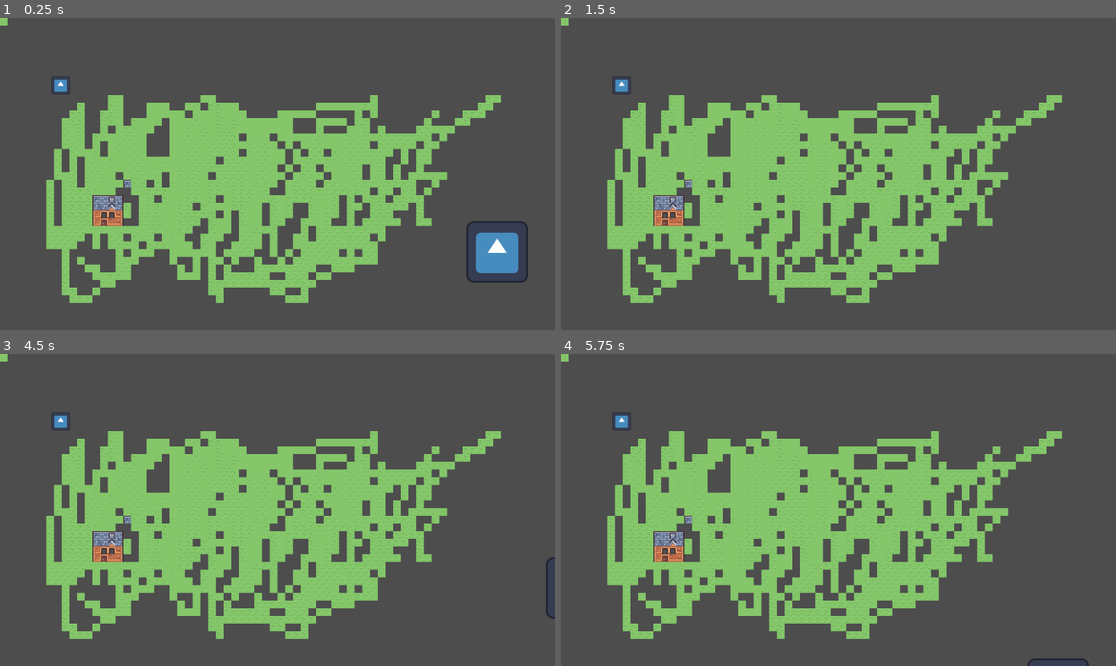
Above: before the commit, frames 1-4 (two rows, left to right).
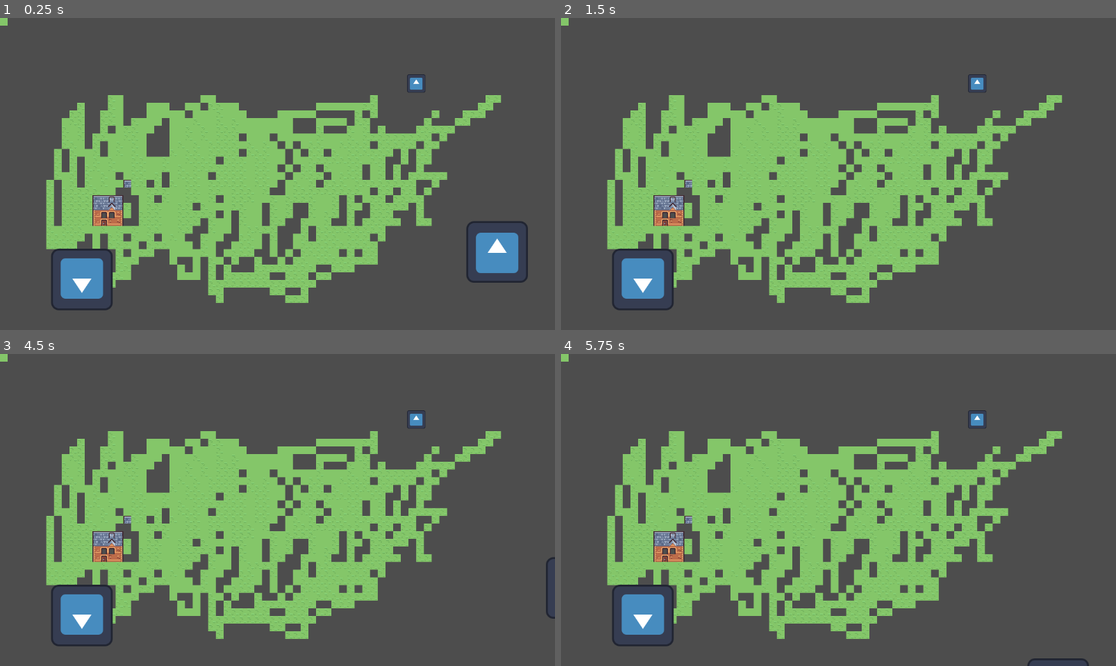
Above: after the commit, the same moments.

Repository: haroonsherjan/DunkeyGameJam2023
Game: Godot game, scene res://Character/Test/CharacterTestLevel.tscn
Two runs of this game, one before a commit and one after it. Both use one fixed random seed, a clock stepped at 60 frames per second and the inputs below. The engine's default icon, where the game draws it, is replaced by a stand-in: a white triangle on a blue panel in a dark square.
Inputs:
- Up to frame 1 (0.25 s): no input
- Up to frame 2 (1.5 s): tap Enter (ui_accept) at 0.5, 0.6, 0.77, 1.07, 1.35 s; hold Right (ui_right) 0.53-1.28 s; hold Down (ui_down) from 1.28 s (still down)
- Up to frame 3 (4.5 s): tap Enter (ui_accept) at 1.52, 1.82, 2, 2.1, 2.75, 2.85, 3.02, 3.32, 3.5, 3.6, 3.77, 4.07, 4.25, 4.35 s; release Down (ui_down) at 2.03 s; hold Right (ui_right) 2.03-2.78 s; hold Up (ui_up) 2.78-3.53 s; hold Left (ui_left) from 3.53 s (still down)
- Up to frame 4 (5.75 s): tap Enter (ui_accept) at 4.52, 4.82, 5.1 s; release Left (ui_left) at 5.03 s; hold Down (ui_down) from 5.03 s (still down)

The runs differ from the first frame. In frame 1, 1.7% of the frame differs, in the area x 9-77%, y 18-94%; in frame 2, 1.7%; in frame 3, 1.7%; in frame 4, 1.7%.

Commit message:
Collision layering and enemy damage

Diff:
--- a/Character/Avatar.gd
+++ b/Character/Avatar.gd
@@ -1,30 +1,51 @@
 extends CharacterBody2D
 
-
+var health : int = 20
 const SPEED = 300.0
 const JUMP_VELOCITY = -400.0
 
 # Get the gravity from the project settings to be synced with RigidBody nodes.
 var gravity = ProjectSettings.get_setting("physics/2d/default_gravity")
+var damage = 0
+var hurt = false
+
+func _physics_process(delta):
+	apply_damage(delta)
+	move()
+	actions()
+
+func actions():
+	if Input.is_action_just_pressed("ui_accept"):
+		$FollowerInventory.equip_follower()
+
+func move():
+	if not hurt:
+		velocity.x = move_toward(velocity.x, 0, SPEED)
+		velocity.y = move_toward(velocity.y, 0, SPEED)
+		var x_direction = Input.get_axis("ui_left", "ui_right")
+		if x_direction:
+			velocity.x = x_direction * SPEED
+		else:
+			var y_direction = Input.get_axis("ui_up", "ui_down")
+			if y_direction:
+				velocity.y = y_direction * SPEED
+	move_and_slide()
 
 
-func _physics_process(_delta):
-	move()
-	follower_check()
+func apply_damage(delta)->void:
+	if self.health <= 0:
+		queue_free()
+	self.health -= self.damage * delta
+	self.damage = 0
 
-func move():
-	var x_direction = Input.get_axis("ui_left", "ui_right")
-	if x_direction:
-		velocity.x = x_direction * SPEED
-	else:
-		velocity.x = move_toward(velocity.x, 0, SPEED)
-	var y_direction = Input.get_axis("ui_up", "ui_down")
-	if y_direction:
-		velocity.y = y_direction * SPEED
-	else:
-		velocity.y = move_toward(velocity.y, 0, SPEED)
+func _on_hurtbox_body_entered(body:Node2D):
+	if not hurt:
+		hurt = true
+		$Hurtbox/HurtTimer.start()
+		velocity.x *= -1
+		velocity.y *= -1
+	self.damage += body.damage
 
-	move_and_slide()
 
-func follower_check():
-	pass
+func _on_hurt_timer_timeout():
+	hurt = false
--- a/Character/Avatar.tscn
+++ b/Character/Avatar.tscn
@@ -10,18 +10,27 @@
 [sub_resource type="CircleShape2D" id="CircleShape2D_28e7v"]
 radius = 172.186
 
+[sub_resource type="CircleShape2D" id="CircleShape2D_isftj"]
+radius = 64.0703
+
+[sub_resource type="RectangleShape2D" id="RectangleShape2D_0ta01"]
+size = Vector2(119, 120)
+
 [node name="Avatar" type="CharacterBody2D"]
+collision_mask = 8
 script = ExtResource("1_ijdmv")
 
 [node name="Sprite2D" type="Sprite2D" parent="."]
+y_sort_enabled = true
 position = Vector2(0, -46)
 texture = ExtResource("1_ta3yp")
 
 [node name="FollowerInventory" type="Node2D" parent="."]
+y_sort_enabled = true
 script = ExtResource("3_1rcty")
 
 [node name="CloseEnough" type="Area2D" parent="FollowerInventory"]
-collision_layer = 2
+collision_layer = 0
 collision_mask = 2
 
 [node name="CollisionShape2D" type="CollisionShape2D" parent="FollowerInventory/CloseEnough"]
@@ -29,12 +38,33 @@
 shape = SubResource("CircleShape2D_sb7i8")
 
 [node name="DiscoverFollowers" type="Area2D" parent="FollowerInventory"]
-collision_layer = 2
+collision_layer = 0
 collision_mask = 2
 
 [node name="CollisionShape2D" type="CollisionShape2D" parent="FollowerInventory/DiscoverFollowers"]
 shape = SubResource("CircleShape2D_28e7v")
 
+[node name="FollowerHolster" type="Marker2D" parent="FollowerInventory"]
+position = Vector2(48, 0)
+
+[node name="Hitbox" type="CollisionShape2D" parent="."]
+position = Vector2(1, -47)
+shape = SubResource("CircleShape2D_isftj")
+
+[node name="Hurtbox" type="Area2D" parent="."]
+collision_layer = 0
+collision_mask = 4
+
+[node name="CollisionShape2D" type="CollisionShape2D" parent="Hurtbox"]
+position = Vector2(-0.5, -46)
+shape = SubResource("RectangleShape2D_0ta01")
+
+[node name="HurtTimer" type="Timer" parent="Hurtbox"]
+wait_time = 0.2
+one_shot = true
+
 [connection signal="body_entered" from="FollowerInventory/CloseEnough" to="FollowerInventory" method="_on_close_enough_body_entered"]
 [connection signal="body_exited" from="FollowerInventory/CloseEnough" to="FollowerInventory" method="_on_close_enough_body_exited"]
 [connection signal="body_entered" from="FollowerInventory/DiscoverFollowers" to="FollowerInventory" method="_on_discover_followers_body_entered"]
+[connection signal="body_entered" from="Hurtbox" to="." method="_on_hurtbox_body_entered"]
+[connection signal="timeout" from="Hurtbox/HurtTimer" to="." method="_on_hurt_timer_timeout"]
--- a/Character/Follower.gd
+++ b/Character/Follower.gd
@@ -1,20 +1,31 @@
 extends CharacterBody2D
 
-var is_following = false
 var is_close_enough = false
 var move_speed: float = 100
 var player
+var state = "IDLE"
+var states = {
+	"IDLE": self.stay,
+	"FOLLOWING": self.move,
+	"EQUIPPED": self.stay
+	}
 
 # Called when the node enters the scene tree for the first time.
 func _ready():
 	pass
 # Called every frame. 'delta' is the elapsed time since the previous frame.
 func _process(delta):
-	if is_following and not is_close_enough:
+	states.get(state).call(delta)
+
+func stay(delta):
+	pass
+
+func move(delta):
+	if not is_close_enough:
 		var direction = player.global_transform.origin - global_transform.origin
 		direction = direction.normalized()
 		translate(direction * move_speed * delta)
 
-func set_following(player: Node2D):
-	is_following = true
+func set_following(player):
+	state = "FOLLOWING"
 	self.player = player
--- a/Character/Follower.tscn
+++ b/Character/Follower.tscn
@@ -8,7 +8,7 @@
 
 [node name="Follower" type="CharacterBody2D"]
 collision_layer = 2
-collision_mask = 2
+collision_mask = 24
 script = ExtResource("1_76ahc")
 metadata/isFollowing = false
 
--- a/Character/FollowerInventory.gd
+++ b/Character/FollowerInventory.gd
@@ -2,6 +2,8 @@
 
 var follower_scene = ProjectSettings.get_setting("follower_resource")
 var followers = []
+var close_enough = []
+var equipped: CharacterBody2D
 
 # Called when the node enters the scene tree for the first time.
 func _ready():
@@ -10,15 +12,21 @@
 
 # Called every frame. 'delta' is the elapsed time since the previous frame.
 func _process(delta):
-	pass
-
-###
+	if equipped:
+		self.equipped.global_position = $FollowerHolster.global_position
 
 func _on_close_enough_body_entered(body):
 	body.is_close_enough = true
+	close_enough.append(body)
 
 func _on_close_enough_body_exited(body):
 	body.is_close_enough = false
+	close_enough.erase(body)
 
 func _on_discover_followers_body_entered(body):
 	body.set_following(self)
+	followers.append(body)
+
+func equip_follower()->void:
+	self.equipped = self.close_enough.front()
+	$FollowerHolster.add_child(self.equipped)
--- a/Character/Test/CharacterTestLevel.tscn
+++ b/Character/Test/CharacterTestLevel.tscn
@@ -1,8 +1,9 @@
-[gd_scene load_steps=6 format=3 uid="uid://dderg0dqne6di"]
+[gd_scene load_steps=7 format=3 uid="uid://dderg0dqne6di"]
 
 [ext_resource type="Texture2D" uid="uid://xfxfc1xjecgo" path="res://Assets/kenney_tiny-town/Tilemap/tilemap_packed.png" id="2_b2fi6"]
 [ext_resource type="Script" path="res://Character/Test/PlayerSpawn.gd" id="3_vvr0k"]
 [ext_resource type="Script" path="res://Character/Test/FollowerSpawn.gd" id="4_8otyl"]
+[ext_resource type="Script" path="res://Character/Test/EnemySpawn.gd" id="4_v3n1f"]
 
 [sub_resource type="TileSetAtlasSource" id="TileSetAtlasSource_vup53"]
 resource_name = "TinyTown"
@@ -432,9 +433,13 @@
 layer_0/tile_data = PackedInt32Array(0, 0, 0, 1769478, 65536, 0, 1769479, 0, 0, 1769480, 65536, 0, 1769481, 65536, 0, 1 …(14452 unchanged characters)…
 
 [node name="FollowerSpawn" type="Marker2D" parent="."]
-position = Vector2(126, 140)
+position = Vector2(864, 136)
 script = ExtResource("4_8otyl")
 
 [node name="PlayerSpawn" type="Marker2D" parent="."]
 position = Vector2(1032, 532)
 script = ExtResource("3_vvr0k")
+
+[node name="EnemySpawn" type="Marker2D" parent="."]
+position = Vector2(170, 543)
+script = ExtResource("4_v3n1f")
--- /dev/null
+++ b/Character/Test/Enemy.gd
@@ -0,0 +1,11 @@
+extends CharacterBody2D
+const damage = 20
+
+# Called when the node enters the scene tree for the first time.
+func _ready():
+	pass # Replace with function body.
+
+
+# Called every frame. 'delta' is the elapsed time since the previous frame.
+func _process(delta):
+	pass
--- /dev/null
+++ b/Character/Test/Enemy.tscn
@@ -0,0 +1,20 @@
+[gd_scene load_steps=4 format=3 uid="uid://dqcn5vxm5crnt"]
+
+[ext_resource type="Script" path="res://Character/Test/Enemy.gd" id="1_7tkjt"]
+[ext_resource type="Texture2D" uid="uid://c4vgt67hmwwjp" path="res://icon.svg" id="1_n4j14"]
+
+[sub_resource type="RectangleShape2D" id="RectangleShape2D_umc31"]
+size = Vector2(119, 119)
+
+[node name="Enemy" type="CharacterBody2D"]
+collision_layer = 4
+collision_mask = 8
+script = ExtResource("1_7tkjt")
+
+[node name="Sprite2D" type="Sprite2D" parent="."]
+rotation = 3.14159
+texture = ExtResource("1_n4j14")
+
+[node name="CollisionShape2D" type="CollisionShape2D" parent="."]
+position = Vector2(-0.5, -0.5)
+shape = SubResource("RectangleShape2D_umc31")
--- /dev/null
+++ b/Character/Test/EnemySpawn.gd
@@ -0,0 +1,11 @@
+extends Marker2D
+
+const enemy_resource = preload("res://Character/Test/Enemy.tscn")
+
+# Called when the node enters the scene tree for the first time.
+func _ready():
+	add_child(enemy_resource.instantiate())
+
+# Called every frame. 'delta' is the elapsed time since the previous frame.
+func _process(delta):
+	pass
--- /dev/null
+++ b/Character/healthbar.tscn
@@ -0,0 +1,3 @@
+[gd_scene format=3 uid="uid://cenxaknxr3bh5"]
+
+[node name="healthbar" type="Node2D"]
--- a/project.godot
+++ b/project.godot
@@ -16,3 +16,11 @@
 config/icon="res://icon.svg"
 config/follower_resource="res://Character/Follower.tscn"
 config/player_resource="res://Character/Avatar.tscn"
+
+[layer_names]
+
+2d_physics/layer_1="Player"
+2d_physics/layer_2="Follower"
+2d_physics/layer_3="Damage"
+2d_physics/layer_4="Environment"
+2d_physics/layer_5="FollowerDamage"
Not shown: 1 places in Character/Avatar.tscn that only renumber resources
